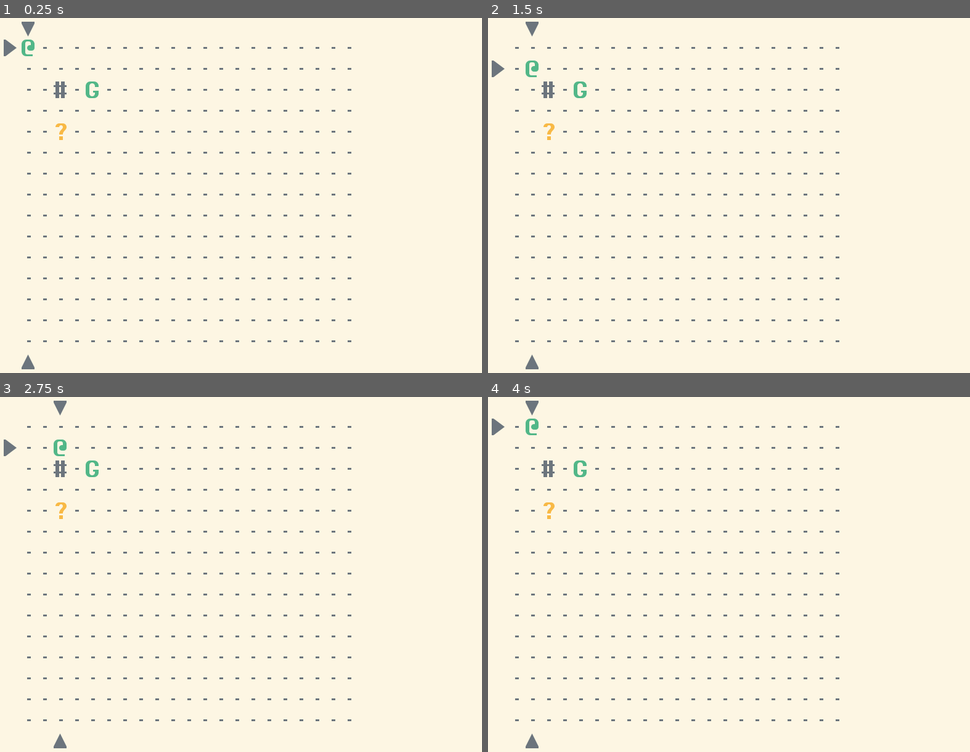
Above: before the commit, frames 1-4 (two rows, left to right).
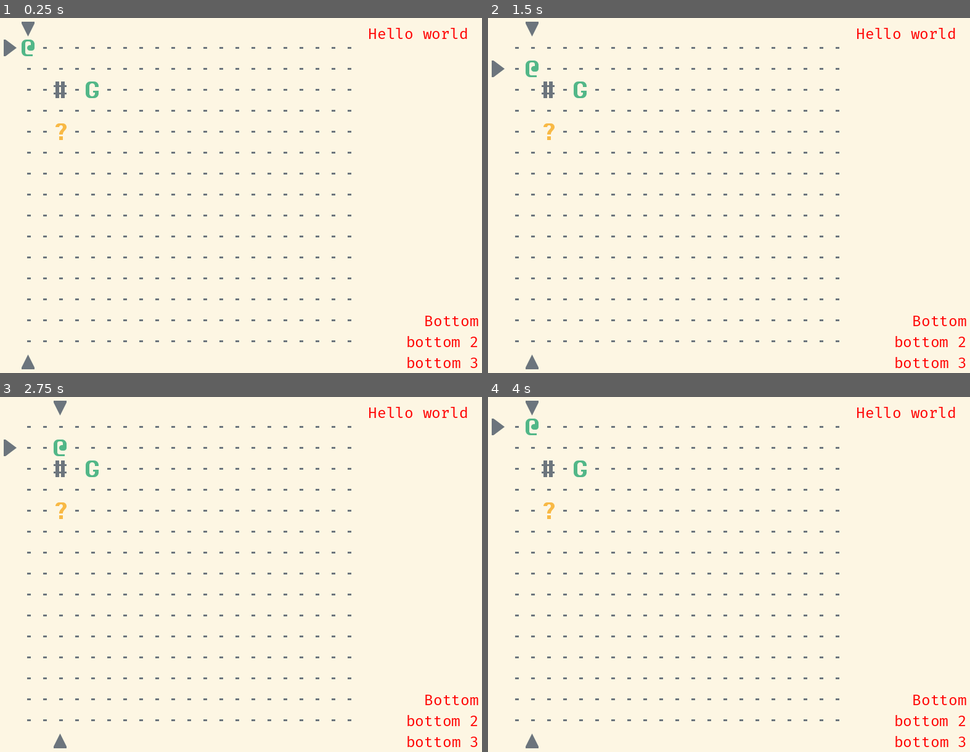
Above: after the commit, the same moments.

Repository: Bozar/godot-4-roguelike-demo
Game: Godot game, scene res://scene/main/main_game.tscn
The game is run twice, just before and just after one commit, with the same random seed, the same clock (stepped at 60 frames per second) and the same inputs.
Inputs:
- Up to frame 1 (0.25 s): no input
- Up to frame 2 (1.5 s): tap Enter at 0.5 s; hold Right (move_right) 0.53-1.28 s; tap Space at 1.25 s; hold Down (move_down) from 1.28 s (still down)
- Up to frame 3 (2.75 s): tap Enter at 2 s; release Down (move_down) at 2.03 s; hold Right (move_right) from 2.03 s (still down)
- Up to frame 4 (4 s): tap Space at 2.75 s; release Right (move_right) at 2.78 s; hold Up (move_up) 2.78-3.53 s; tap Enter at 3.5 s; hold Left (move_left) from 3.53 s (still down)

The runs differ from the first frame. In frame 1, 0.6% of the frame differs, in the area x 76-100%, y 2-99%; in frame 2, 0.6%; in frame 3, 0.6%; in frame 4, 0.6%.

Commit message:
Add a static sidebar to main scene.

Diff:
--- /dev/null
+++ b/resource/default_theme.tres
@@ -0,0 +1,18 @@
+[gd_resource type="Theme" load_steps=3 format=3 uid="uid://bkqmmahujknn0"]
+
+[ext_resource type="FontFile" uid="uid://dag0214j7ptv4" path="res://resource/FiraCode-Regular.ttf" id="1_yf34d"]
+
+[sub_resource type="StyleBoxEmpty" id="StyleBoxEmpty_5llgl"]
+
+[resource]
+Label/colors/font_color = Color(1, 0, 0, 1)
+Label/colors/font_outline_color = Color(1, 1, 1, 1)
+Label/colors/font_shadow_color = Color(0, 0, 0, 0)
+Label/constants/line_spacing = 3
+Label/constants/outline_size = 0
+Label/constants/shadow_offset_x = 1
+Label/constants/shadow_offset_y = 1
+Label/constants/shadow_outline_size = 1
+Label/font_sizes/font_size = 24
+Label/fonts/font = ExtResource("1_yf34d")
+Label/styles/normal = SubResource("StyleBoxEmpty_5llgl")
--- a/scene/main/main_game.tscn
+++ b/scene/main/main_game.tscn
@@ -7,6 +7,7 @@
 [ext_resource type="Script" path="res://scene/main/sprite_state.gd" id="5_wq28t"]
 [ext_resource type="Script" path="res://scene/main/sprite_tag.gd" id="6_7tiyd"]
 [ext_resource type="Script" path="res://scene/main/dungeon_board.gd" id="8_g8upp"]
+[ext_resource type="Theme" uid="uid://bkqmmahujknn0" path="res://resource/default_theme.tres" id="9_cjp20"]
 [ext_resource type="Script" path="res://scene/main/pc_action.gd" id="9_ewavl"]
 
 [node name="MainRoot" type="Node2D"]
@@ -32,3 +33,27 @@
 
 [node name="PcAction" type="Node2D" parent="."]
 script = ExtResource("9_ewavl")
+
+[node name="Sidebar" type="MarginContainer" parent="."]
+offset_left = 600.0
+offset_right = 800.0
+offset_bottom = 600.0
+theme = ExtResource("9_cjp20")
+theme_override_constants/margin_top = 15
+theme_override_constants/margin_right = 20
+theme_override_constants/margin_bottom = 20
+
+[node name="SidebarVBox" type="VBoxContainer" parent="Sidebar"]
+layout_mode = 2
+
+[node name="GameStateLabel" type="Label" parent="Sidebar/SidebarVBox"]
+layout_mode = 2
+size_flags_vertical = 3
+text = "Hello world"
+
+[node name="FootnoteLabel" type="Label" parent="Sidebar/SidebarVBox"]
+layout_mode = 2
+text = "Bottom
+bottom 2
+bottom 3"
+horizontal_alignment = 2
Not shown: 1 places in scene/main/main_game.tscn that only renumber resources
